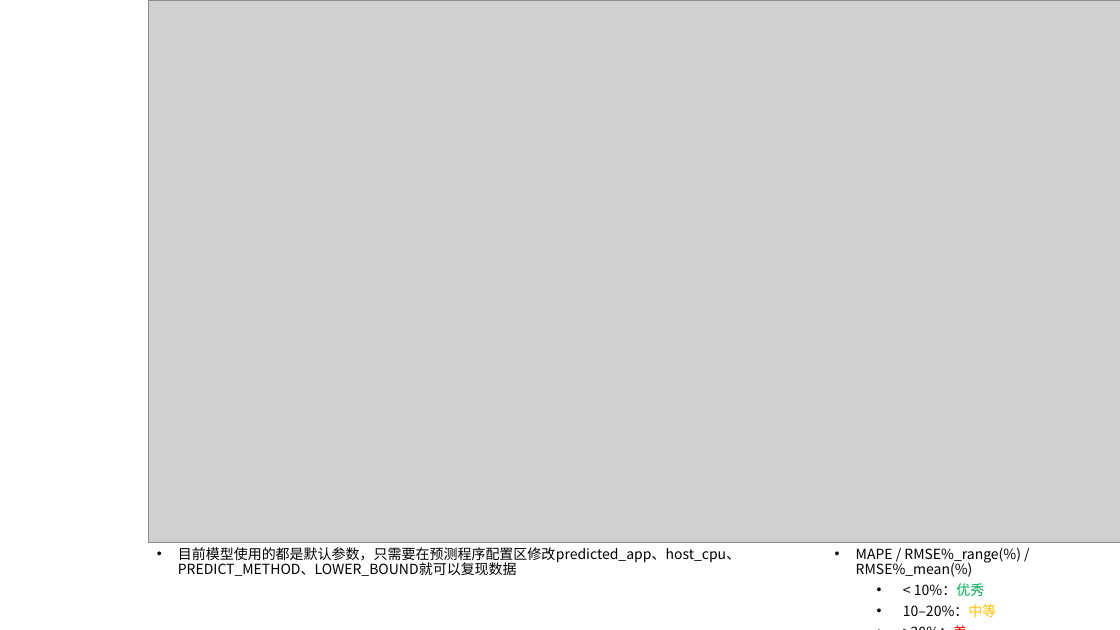
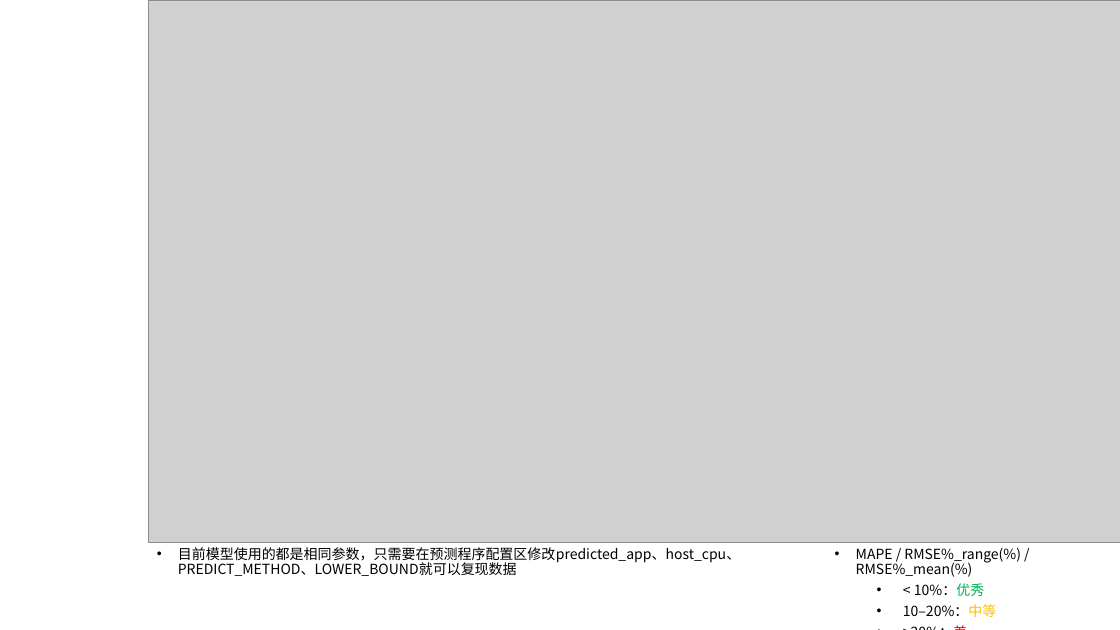
Before and after one commit to AE-26710/Time-Prediction, a slide deck: slide 3 of R5.pptx. Drawn at 1120x630 pixels with LibreOffice and Linux fonts; fonts in the diff are those of the drawing; grey boxes stand for pictures. Boxes give left, top, right and bottom in pixels: in the first picture for what was removed or moved away, otherwise in the second. Text is boxed around its words. In the diff, an @@ line names an element or a change of style, - is before the commit and + after.

Commit message:
Update R5.pptx
修改PPT

```diff
--- a/R5.pptx
+++ b/R5.pptx
@@ text at [178, 547, 740, 576]: text changed @@
-• 目前模型使用的都是默认参数，只需要在预测程序配置区修改predicted_app、host_cpu、PREDICT_METHOD、LOWER_BOUND就可以复现数据
+• 目前模型使用的都是相同参数，只需要在预测程序配置区修改predicted_app、host_cpu、PREDICT_METHOD、LOWER_BOUND就可以复现数据
```
Also in this commit, not shown: 1 other slide changed.
